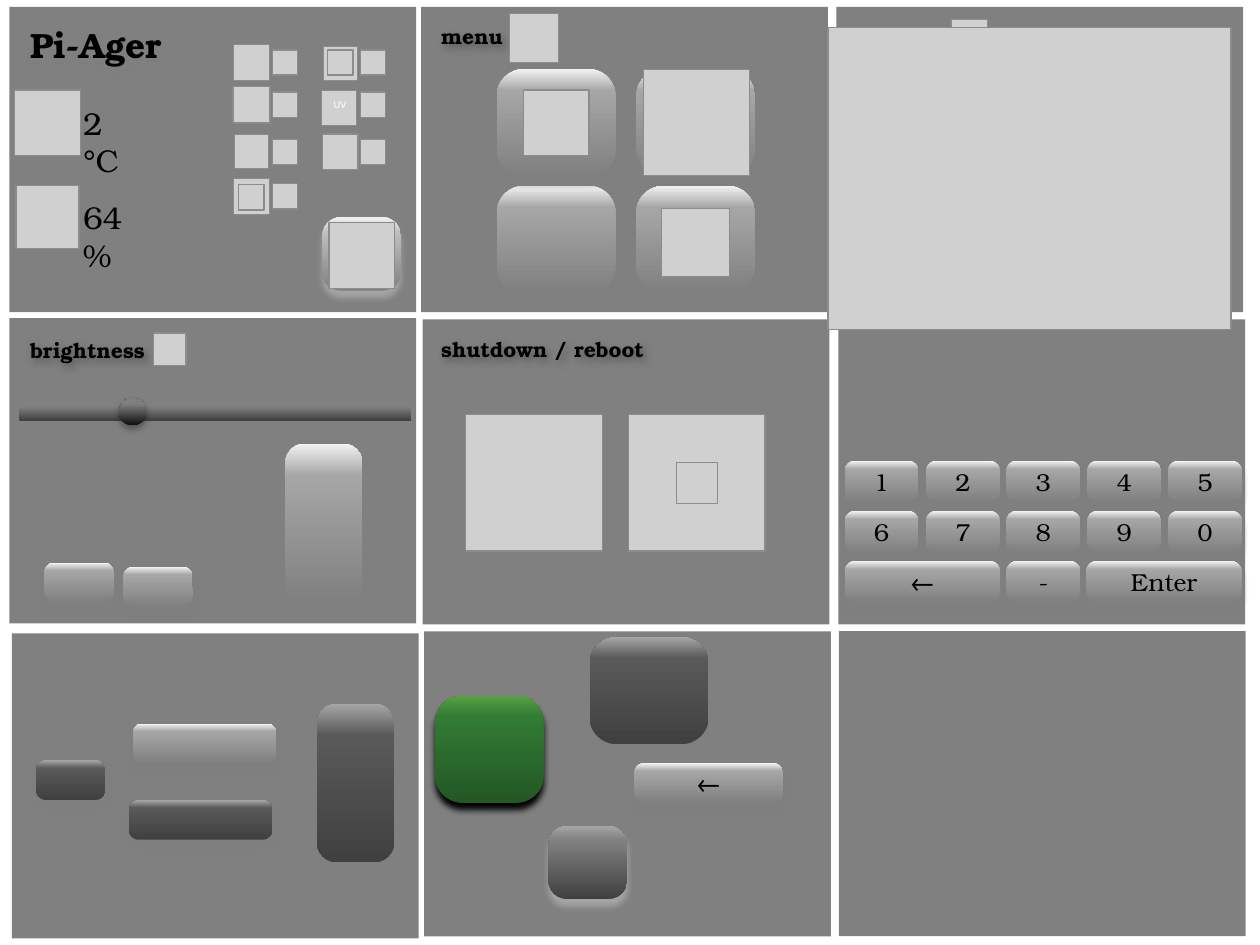
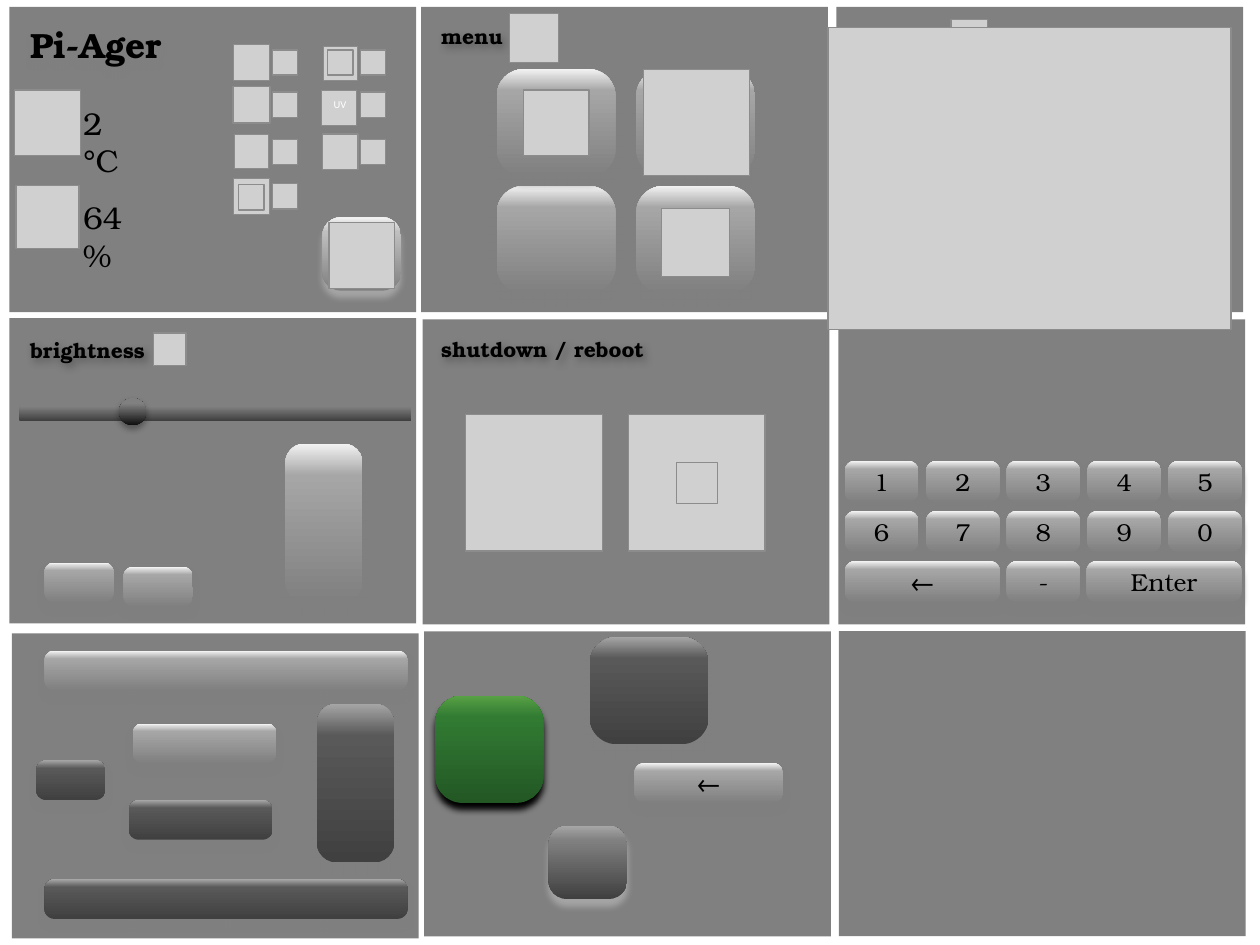
Before and after one commit to Tronje-the-Falconer/Pi-Ager, a slide deck: slide 1 of nextion/Pi-Ager_Nextion.pptx. Drawn at 1260x945 pixels with LibreOffice and Linux fonts; fonts in the diff are those of the drawing; grey boxes stand for pictures; background and template pictures are left out. Boxes give left, top, right and bottom in pixels: in the first picture for what was removed or moved away, otherwise in the second. Text is boxed around its words. In the diff, an @@ line names an element or a change of style, - is before the commit and + after.

```diff
--- a/nextion/Pi-Ager_Nextion.pptx
+++ b/nextion/Pi-Ager_Nextion.pptx
@@ rounded rectangle added at box(44, 651, 407, 690), fill gradient #808080 to #A6A6A6 to #F2F2F2 @@
@@ rounded rectangle added at box(44, 879, 407, 919), fill gradient #404040 to #595959 to #A6A6A6 @@
```
